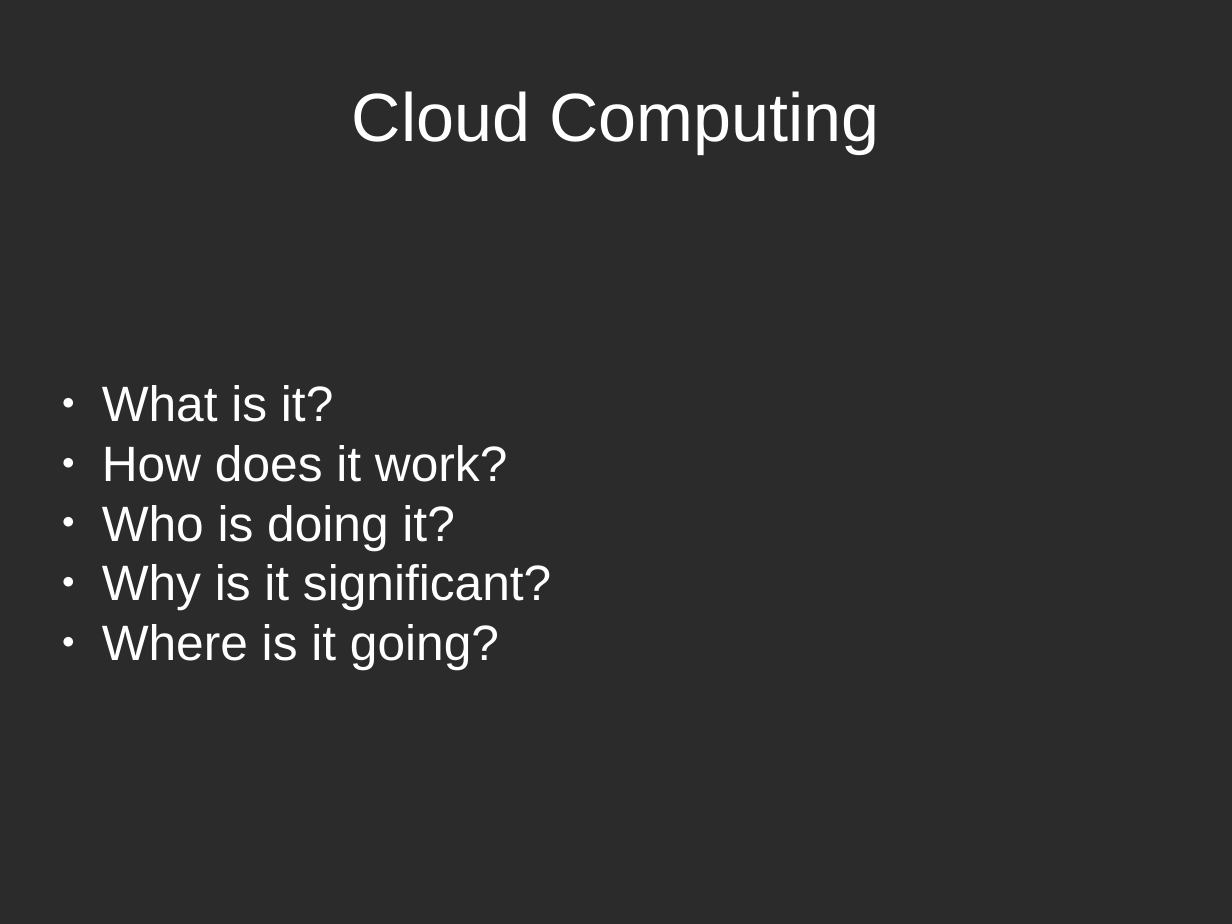
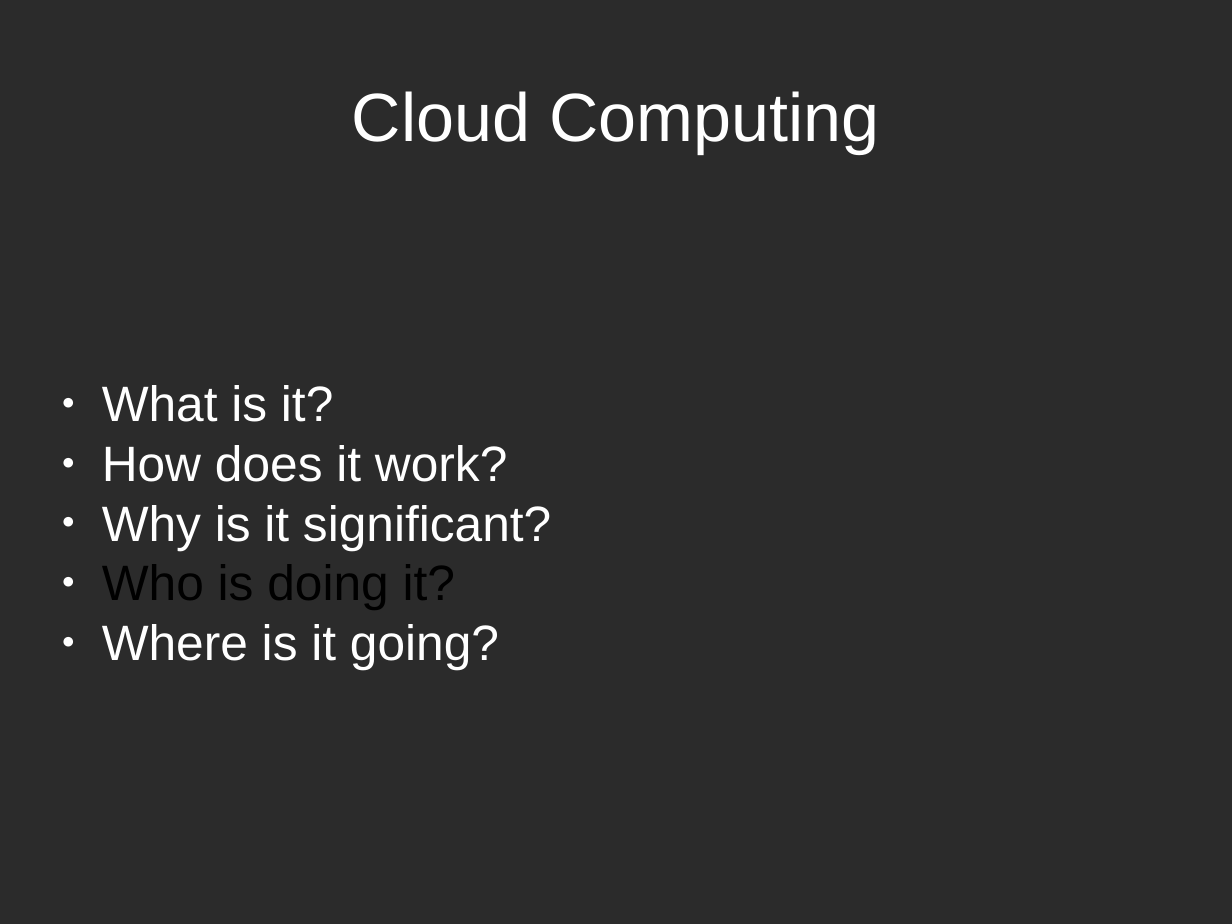
Before and after one commit to ruebot/SuperConference-2011---Cloud-computing, a slide deck: slide 2 of sc-2011-local-clouds.odp. Drawn at 1232x924 pixels with LibreOffice and Linux fonts; fonts in the diff are those of the drawing; background and template pictures are left out; a plain dark background stands for a picture behind light text. Boxes give left, top, right and bottom in pixels: in the first picture for what was removed or moved away, otherwise in the second. Text is boxed around its words. In the diff, an @@ line names an element or a change of style, - is before the commit and + after.

```diff
--- a/sc-2011-local-clouds.odp
+++ b/sc-2011-local-clouds.odp
@@ subtitle at box(102, 505, 551, 550): paragraph added @@
+● Why is it significant?
@@ subtitle at box(102, 564, 551, 610): paragraph removed @@
-● Why is it significant?
@@ subtitle at box(102, 564, 455, 610): text colour #FFFFFF to #000000 in "Who is doing it?" @@
```
Also in this commit, not shown: 1 slide added, 1 slide removed, 1 other file.
